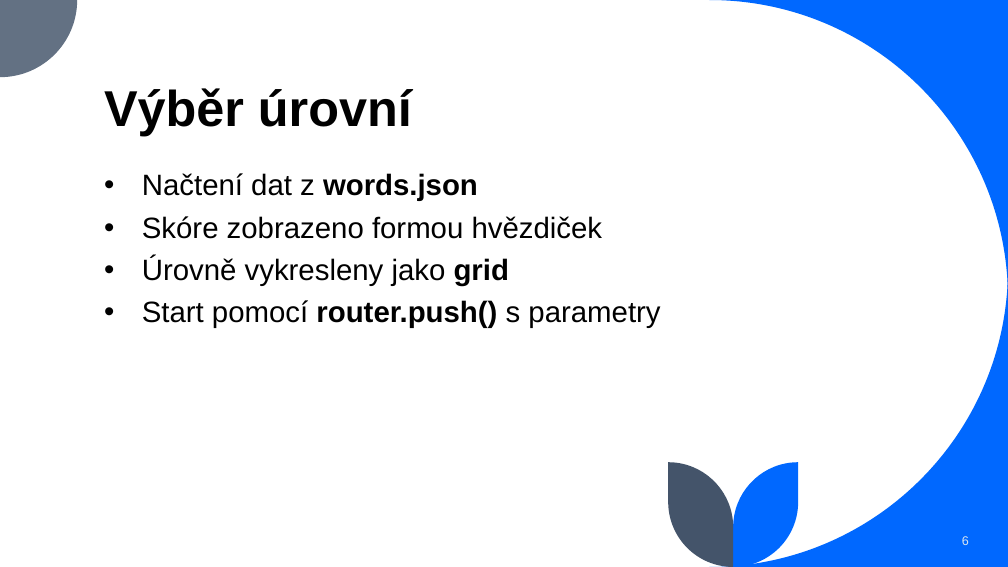
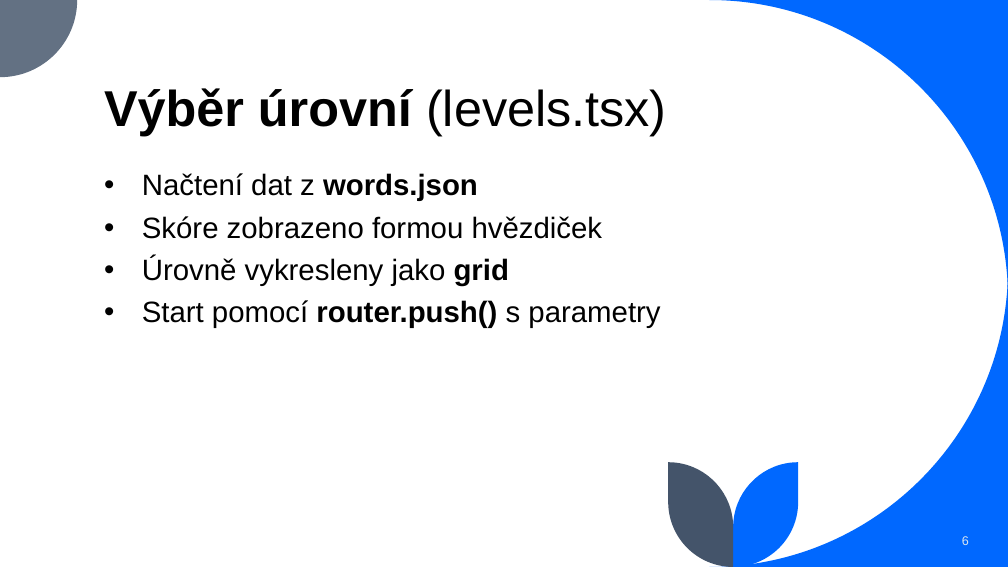
Before and after one commit to rejsek/sibenice_mobilni_hra, a slide deck: slide 6 of docs/sibenice.pptx. Drawn at 1008x567 pixels with LibreOffice and Linux fonts; fonts in the diff are those of the drawing. Boxes give left, top, right and bottom in pixels: in the first picture for what was removed or moved away, otherwise in the second. Text is boxed around its words. In the diff, an @@ line names an element or a change of style, - is before the commit and + after.

```diff
--- a/docs/sibenice.pptx
+++ b/docs/sibenice.pptx
@@ title at <box>104,88,667,136</box>: text changed; bold off @@
-Výběr úrovní
+Výběr úrovní (levels.tsx)
```
Also in this commit, not shown: 6 other slides changed, 1 other file.
